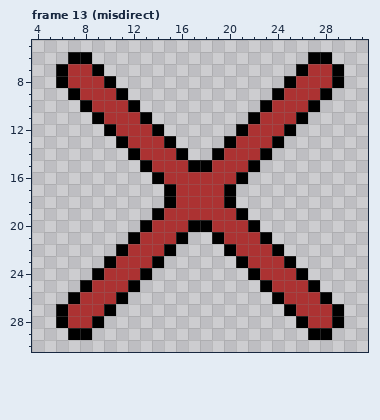
A pixel-art file gets an edit: Sprites/PlaneBaseTEST7.aseprite. The picture above is the old version.
36x36 pixels, 14 frames. Shown: frame 13 (misdirect): x 4..31, y 5..30. The commit also changed other frames, which this record leaves out.
The same view after the edit:
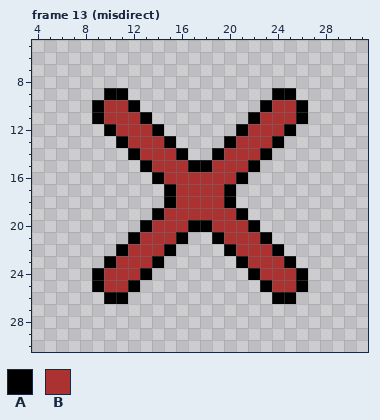
Palette (. is transparent): A #000000  B #ac3232
Change:
Frame 13 (misdirect):
y 6: x 7..8 AA -> ..; x 27..28 AA -> ..
y 7: x 6..9 ABBA -> ....; x 26..29 ABBA -> ....
y 8: x 6..10 ABBBA -> .....; x 25..29 ABBBA -> .....
y 9: x 7..10 ABBB -> ...A; x 25..28 BBBA -> A...
y 10: x 8..9 AB -> .A; x 26..27 BA -> A.
y 25: x 8..9 AB -> .A; x 26..27 BA -> A.
y 26: x 7..10 ABBB -> ...A; x 25..28 BBBA -> A...
y 27: x 6..10 ABBBA -> .....; x 25..29 ABBBA -> .....
y 28: x 6..9 ABBA -> ....; x 26..29 ABBA -> ....
y 29: x 7..8 AA -> ..; x 27..28 AA -> ..
Changed places in both pictures, as pixel boxes (x1, y1, x2, y2):
changed: (56, 52, 116, 112)
changed: (284, 52, 344, 112)
changed: (56, 280, 116, 340)
changed: (284, 280, 344, 340)
